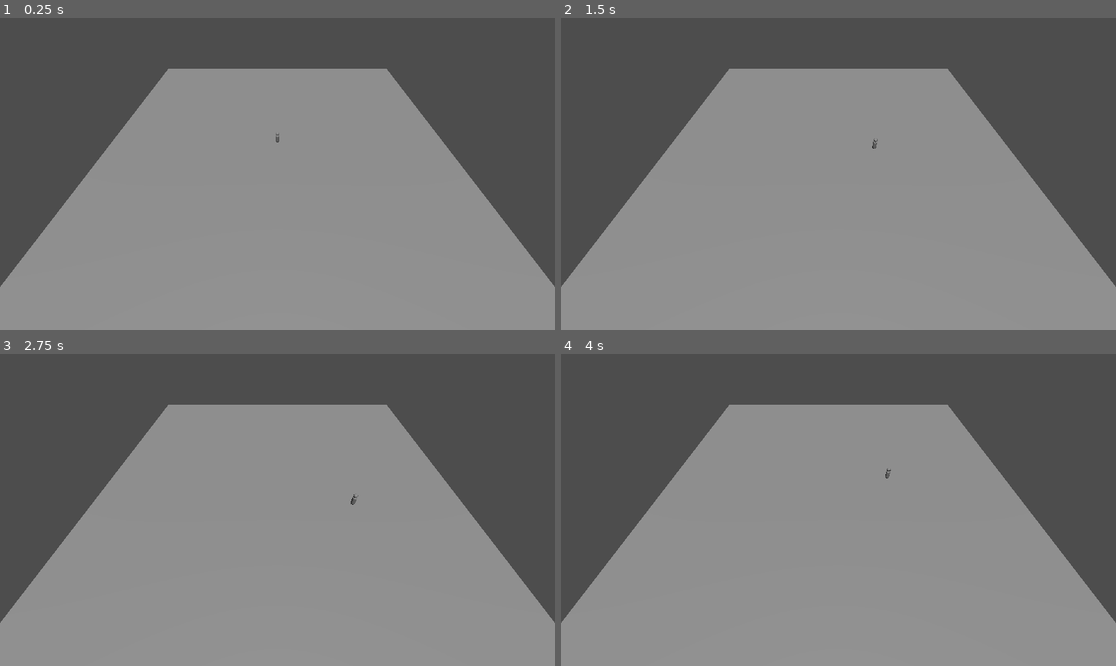
Above: before the commit, frames 1-4 (two rows, left to right).
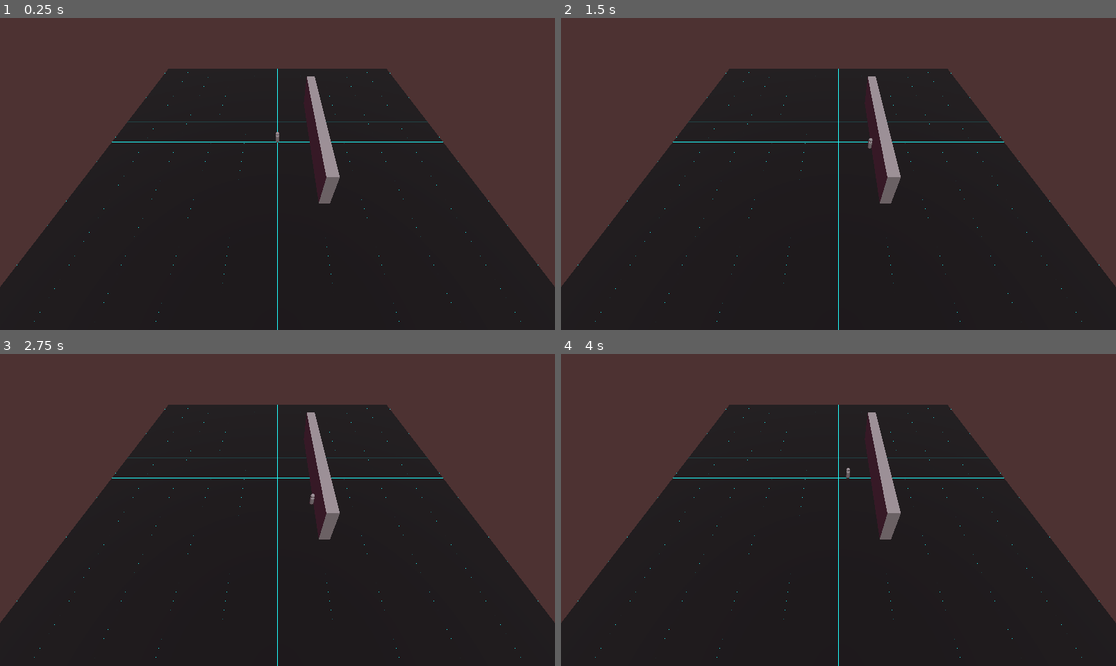
Above: after the commit, the same moments.

Repository: covmoore/interrupt-game-jam
Game: Godot game, scene res://maps/dungeon.tscn
Same seed, same stepped clock (60 frames per second), same inputs: the game is played once before the commit and once after it. This scene is started directly instead of the project's main scene.
Inputs (mouse positions are in pixels of both pictures, inside the frame that each line leads up to):
- Up to frame 1 (0.25 s): no input
- Up to frame 2 (1.5 s): tap Enter at 0.5 s; move the mouse to (960, 158) at 0.52 s; hold D (move_right) 0.53-1.28 s; click (960, 158) at 0.67 s; move the mouse to (727, 189) at 1.27 s; hold S (move_back) from 1.28 s (still down); click (727, 189) at 1.42 s
- Up to frame 3 (2.75 s): move the mouse to (333, 441) at 2.02 s; release S (move_back) at 2.03 s; hold D (move_right) from 2.03 s (still down); click (333, 441) at 2.17 s
- Up to frame 4 (4 s): move the mouse to (810, 572) at 2.77 s; release D (move_right) at 2.78 s; hold W (move_forward) 2.78-3.53 s; click (810, 572) at 2.92 s; tap Space at 3.5 s; move the mouse to (1005, 556) at 3.52 s; hold A (move_left) from 3.53 s (still down); click (1005, 556) at 3.67 s

The runs differ from the first frame. In frame 1, 99% of the frame differs, in the area x 0-100%, y 0-100%; in frame 2, 99%; in frame 3, 99%; in frame 4, 99%.

Commit message:
grid shaders

Diff:
--- a/maps/dungeon.tscn
+++ b/maps/dungeon.tscn
@@ -1,10 +1,20 @@
-[gd_scene load_steps=7 format=3 uid="uid://bcrnhkm7n7ejm"]
+[gd_scene load_steps=15 format=3 uid="uid://bcrnhkm7n7ejm"]
 
 [ext_resource type="PackedScene" uid="uid://clfr6g1wxrggi" path="res://prefabs/player.tscn" id="1_bbrec"]
 [ext_resource type="Script" path="res://scripts/camera_pan.gd" id="2_8fhd0"]
+[ext_resource type="Shader" path="res://shaders/cyberground.gdshader" id="2_hfbtt"]
 [ext_resource type="Material" uid="uid://bl2khh1dv1nsr" path="res://materials/black.tres" id="3_v2qkb"]
+[ext_resource type="Shader" path="res://shaders/cyber_dungeon.gdshader" id="5_xgppb"]
+
+[sub_resource type="ShaderMaterial" id="ShaderMaterial_phwww"]
+render_priority = 0
+shader = ExtResource("2_hfbtt")
+shader_parameter/grid_color = Color(0, 1, 1, 1)
+shader_parameter/line_thickness = 0.02
+shader_parameter/glow_intensity = 1.0
 
 [sub_resource type="PlaneMesh" id="PlaneMesh_7qubq"]
+material = SubResource("ShaderMaterial_phwww")
 size = Vector2(12, 12)
 
 [sub_resource type="BoxShape3D" id="BoxShape3D_vkvcm"]
@@ -12,6 +22,29 @@
 
 [sub_resource type="BoxShape3D" id="BoxShape3D_u07h7"]
 size = Vector3(36, 20, 1)
+
+[sub_resource type="ShaderMaterial" id="ShaderMaterial_ugbub"]
+shader = ExtResource("5_xgppb")
+shader_parameter/horizon_color = Color(0.3, 0.2, 0.2, 1)
+shader_parameter/zenith_color = Color(0.5, 0.2, 0.4, 1)
+shader_parameter/intensity = 1.0
+
+[sub_resource type="Sky" id="Sky_ut1ug"]
+sky_material = SubResource("ShaderMaterial_ugbub")
+
+[sub_resource type="Environment" id="Environment_g5vgi"]
+background_mode = 2
+background_color = Color(0.0177324, 0.0177324, 0.0177324, 1)
+sky = SubResource("Sky_ut1ug")
+glow_intensity = 1.02
+glow_bloom = 0.18
+fog_mode = 1
+fog_density = 1.0
+
+[sub_resource type="BoxShape3D" id="BoxShape3D_1n34y"]
+size = Vector3(1, 7, 16)
+
+[sub_resource type="BoxMesh" id="BoxMesh_oen0d"]
 
 [node name="Dungeon1" type="Node3D"]
 
@@ -39,42 +72,57 @@
 transform = Transform3D(1, 0, 0, 0, 0.814116, 0.580703, 0, -0.580703, 0.814116, 0, 10, 20)
 script = ExtResource("2_8fhd0")
 
-[node name="StaticBody3D" type="StaticBody3D" parent="."]
+[node name="Invisible Walls" type="Node3D" parent="."]
+
+[node name="StaticBody3D" type="StaticBody3D" parent="Invisible Walls"]
 transform = Transform3D(1, 0, 0, 0, 1, 0, 0, 0, 1, 0, 0, -18.2084)
 
-[node name="MeshInstance3D" type="MeshInstance3D" parent="StaticBody3D"]
+[node name="MeshInstance3D" type="MeshInstance3D" parent="Invisible Walls/StaticBody3D"]
 transform = Transform3D(36.7032, 0, 0, 0, 20.6818, 0, 0, 0, 1, 0, 0, 0)
 material_override = ExtResource("3_v2qkb")
 
-[node name="CollisionShape3D" type="CollisionShape3D" parent="StaticBody3D"]
+[node name="CollisionShape3D" type="CollisionShape3D" parent="Invisible Walls/StaticBody3D"]
 shape = SubResource("BoxShape3D_u07h7")
 
-[node name="StaticBody3D2" type="StaticBody3D" parent="."]
+[node name="StaticBody3D2" type="StaticBody3D" parent="Invisible Walls"]
 transform = Transform3D(1, 0, 0, 0, 1, 0, 0, 0, 1, 0, 0, 18.37)
 
-[node name="MeshInstance3D" type="MeshInstance3D" parent="StaticBody3D2"]
+[node name="MeshInstance3D" type="MeshInstance3D" parent="Invisible Walls/StaticBody3D2"]
 transform = Transform3D(36.7032, 0, 0, 0, 20.6818, 0, 0, 0, 1, 0, 0, 0)
 material_override = ExtResource("3_v2qkb")
 
-[node name="CollisionShape3D" type="CollisionShape3D" parent="StaticBody3D2"]
+[node name="CollisionShape3D" type="CollisionShape3D" parent="Invisible Walls/StaticBody3D2"]
 shape = SubResource("BoxShape3D_u07h7")
 
-[node name="StaticBody3D3" type="StaticBody3D" parent="."]
+[node name="StaticBody3D3" type="StaticBody3D" parent="Invisible Walls"]
 transform = Transform3D(-4.37114e-08, 0, 1, 0, 1, 0, -1, 0, -4.37114e-08, -18.1729, 0, 0.0175667)
 
-[node name="MeshInstance3D" type="MeshInstance3D" parent="StaticBody3D3"]
+[node name="MeshInstance3D" type="MeshInstance3D" parent="Invisible Walls/StaticBody3D3"]
 transform = Transform3D(36.7032, 0, 0, 0, 20.6818, 0, 0, 0, 1, 0, 0, 0)
 material_override = ExtResource("3_v2qkb")
 
-[node name="CollisionShape3D" type="CollisionShape3D" parent="StaticBody3D3"]
+[node name="CollisionShape3D" type="CollisionShape3D" parent="Invisible Walls/StaticBody3D3"]
 shape = SubResource("BoxShape3D_u07h7")
 
-[node name="StaticBody3D4" type="StaticBody3D" parent="."]
+[node name="StaticBody3D4" type="StaticBody3D" parent="Invisible Walls"]
 transform = Transform3D(-4.37114e-08, 0, 1, 0, 1, 0, -1, 0, -4.37114e-08, 17.7974, 0, 0.0175667)
 
-[node name="MeshInstance3D" type="MeshInstance3D" parent="StaticBody3D4"]
+[node name="MeshInstance3D" type="MeshInstance3D" parent="Invisible Walls/StaticBody3D4"]
 transform = Transform3D(36.7032, 0, 0, 0, 20.6818, 0, 0, 0, 1, 0, 0, 0)
 material_override = ExtResource("3_v2qkb")
 
-[node name="CollisionShape3D" type="CollisionShape3D" parent="StaticBody3D4"]
+[node name="CollisionShape3D" type="CollisionShape3D" parent="Invisible Walls/StaticBody3D4"]
 shape = SubResource("BoxShape3D_u07h7")
+
+[node name="WorldEnvironment" type="WorldEnvironment" parent="."]
+environment = SubResource("Environment_g5vgi")
+
+[node name="StaticBody3D" type="StaticBody3D" parent="."]
+transform = Transform3D(1, 0, 0, 0, 1, 0, 0, 0, 1, 3.96776, 0, 0)
+
+[node name="CollisionShape3D" type="CollisionShape3D" parent="StaticBody3D"]
+shape = SubResource("BoxShape3D_1n34y")
+
+[node name="MeshInstance3D" type="MeshInstance3D" parent="StaticBody3D"]
+transform = Transform3D(0.957, 0, 0, 0, 7, 0, 0, 0, 15.399, 0, 0, 0)
+mesh = SubResource("BoxMesh_oen0d")
--- a/scripts/camera_pan.gd
+++ b/scripts/camera_pan.gd
@@ -2,6 +2,11 @@
 
 @onready var camera_pivot = $".."
 @onready var camera: Camera3D = $"."
+
+# Zoom variables
+var zoom_speed = 2.0  # Adjust for finer control
+var min_zoom = 20.0   # Minimum FOV (Zoom in)
+var max_zoom = 90.0   # Maximum FOV (Zoom out)
 
 func _input(event: InputEvent):
 	if event is InputEventMouseMotion and Input.is_mouse_button_pressed(MOUSE_BUTTON_RIGHT):
@@ -10,4 +15,15 @@
 		camera_pivot.rotate_x(event.relative.y * mouse_sensitivity)
 		camera_pivot.rotation.x = clampf(camera_pivot.rotation.x, -45, 0)
 		camera_pivot.rotation.z = 0
+
+	elif event is InputEventMouseButton:
+		if event.button_index == MOUSE_BUTTON_WHEEL_UP and event.pressed:
+			# Zoom in by reducing the FOV
+			camera.fov = clamp(camera.fov - zoom_speed, min_zoom, max_zoom)
+		elif event.button_index == MOUSE_BUTTON_WHEEL_DOWN and event.pressed:
+			# Zoom out by increasing the FOV
+			camera.fov = clamp(camera.fov + zoom_speed, min_zoom, max_zoom)
+
 # Called when the node enters the scene tree for the first time.
+func _ready():
+	pass
--- /dev/null
+++ b/shaders/cyber_dungeon.gdshader
@@ -0,0 +1,22 @@
+shader_type sky;
+
+uniform vec3 horizon_color : source_color = vec3(0.3, 0.2, 0.2);
+uniform vec3 zenith_color : source_color = vec3(0.5, 0.2, 0.4);
+uniform float intensity : hint_range(0.0, 2.0) = 1.0;
+
+void sky() {
+    // Ensure EYEDIR is normalized
+    vec3 view_dir = normalize(EYEDIR);
+
+    // Calculate the blend factor based on the vertical direction
+    float blend_factor = smoothstep(-0.1, 0.5, view_dir.y);
+
+    // Interpolate between horizon and zenith colors
+    vec3 base_color = mix(horizon_color, zenith_color, blend_factor);
+
+    // Apply intensity
+    vec3 final_color = base_color * intensity;
+
+    // Set the final color
+    COLOR = final_color;
+}
--- /dev/null
+++ b/shaders/cyberground.gdshader
@@ -0,0 +1,23 @@
+shader_type spatial;
+
+uniform vec3 grid_color : source_color = vec3(0.0, 1.0, 1.0); // Cyan color for the grid
+uniform float line_thickness = 0.02; // Thickness of the grid lines
+uniform float glow_intensity = 1.0; // Intensity of the glow effect
+
+void fragment() {
+    // Scale UV coordinates to control grid density
+    vec2 uv = UV * 10.0;
+
+    // Create the grid pattern
+    vec2 grid = abs(fract(uv - 0.5) - 0.5) / fwidth(uv);
+    float line = min(grid.x, grid.y);
+
+    // Determine the color based on the grid pattern
+    vec3 color = grid_color * (1.0 - smoothstep(0.0, line_thickness, line));
+
+    // Apply the color to the fragment
+    ALBEDO = color;
+
+    // Add emission for the glow effect
+    EMISSION = color * glow_intensity;
+}
